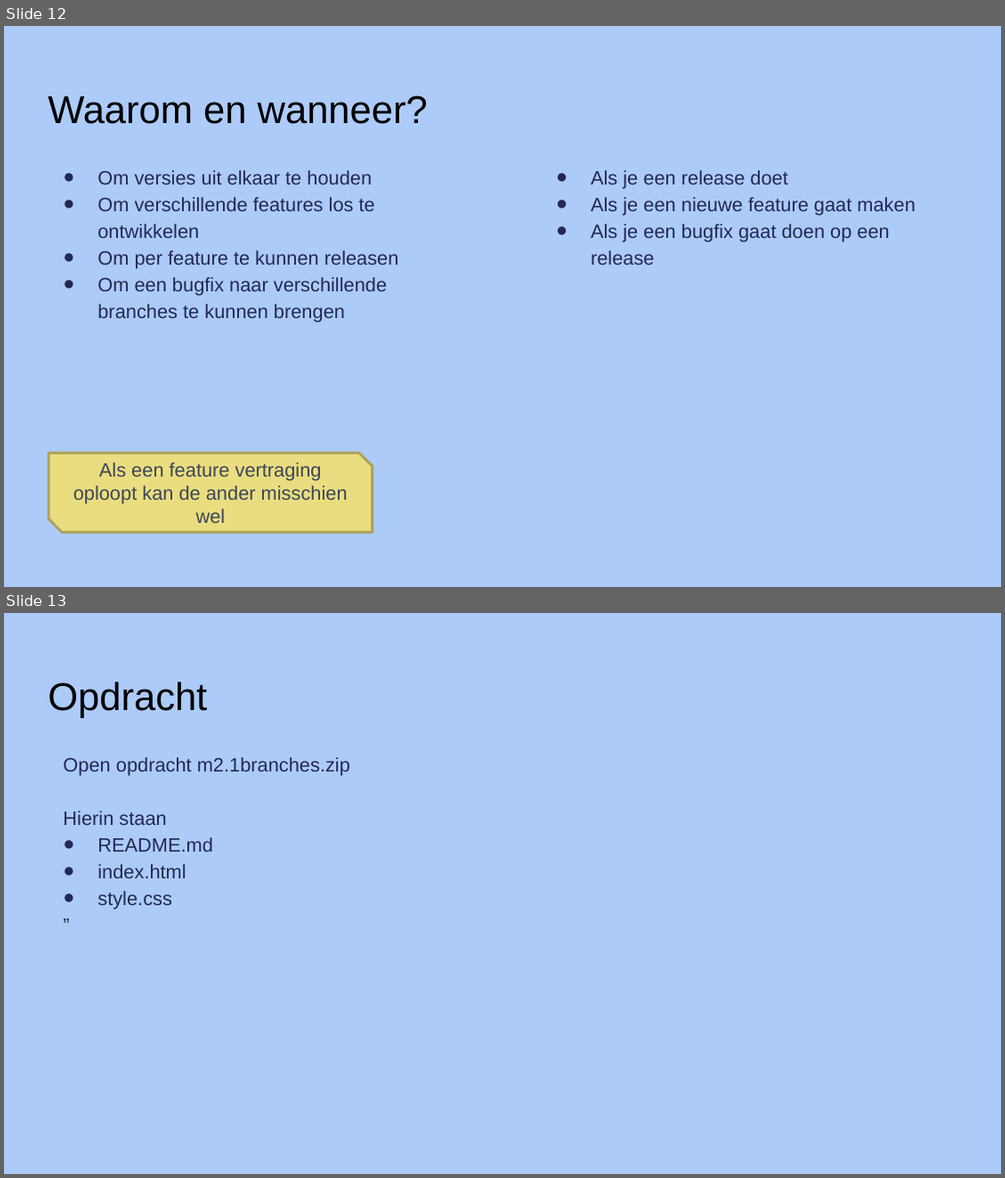
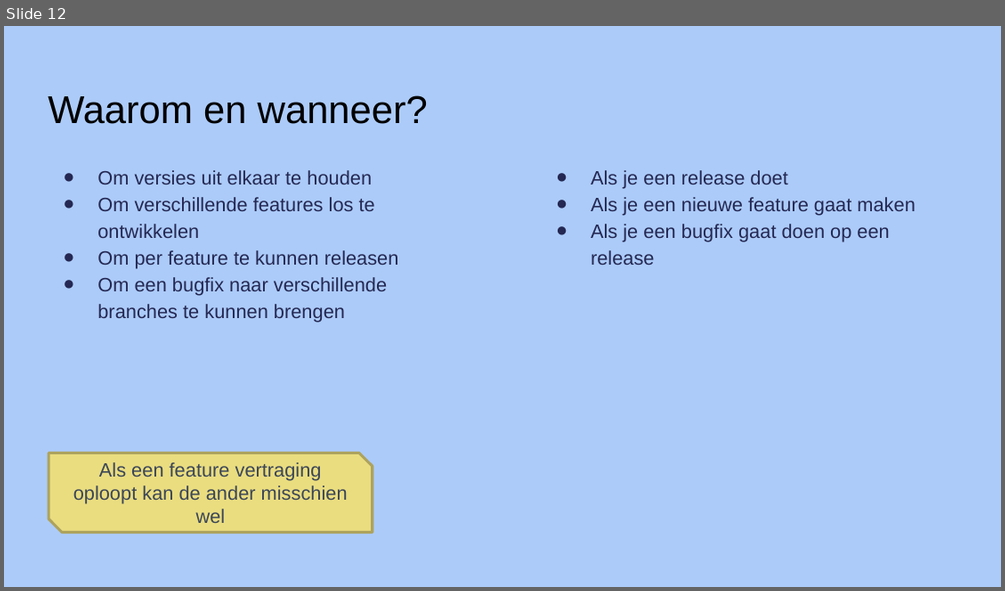
Before and after one commit to djsjollema/lessen-gamedevelopment, a slide deck: M2/Skill/1-Branches/PowerPoint/les 8git branches.pptx. Shown one above the other, each under a label of ours: slides 12 and 13 before the commit, slide 12 after it. The pictures are 1005x1178 and 1005x591 pixels, drawn with LibreOffice and Linux fonts; fonts in the diff are those of the drawing. Boxes give left, top, right and bottom in pixels: in the first picture for what was removed or moved away, otherwise in the second. Text is boxed around its words. In the diff, an @@ line names an element or a change of style, - is before the commit and + after.

Commit message:
Uitgebreide opdracht voor skill 2.1

```diff
--- a/M2/Skill/1-Branches/PowerPoint/les 8git branches.pptx
+++ b/M2/Skill/1-Branches/PowerPoint/les 8git branches.pptx
@@ slide 13 removed at (x1=4, y1=613, x2=1001, y2=1174), background #ACCBF9 @@
@@ title removed at (x1=48, y1=682, x2=207, y2=718) @@
-Opdracht
@@ text removed at (x1=63, y1=757, x2=350, y2=908) @@
-Open opdracht m2.1branches.zip
-Hierin staan
-● README.md
-● index.html
-● style.css
-”
```
Also in this commit, not shown: 1 slide changed, 1 slide added, 1 other file.
